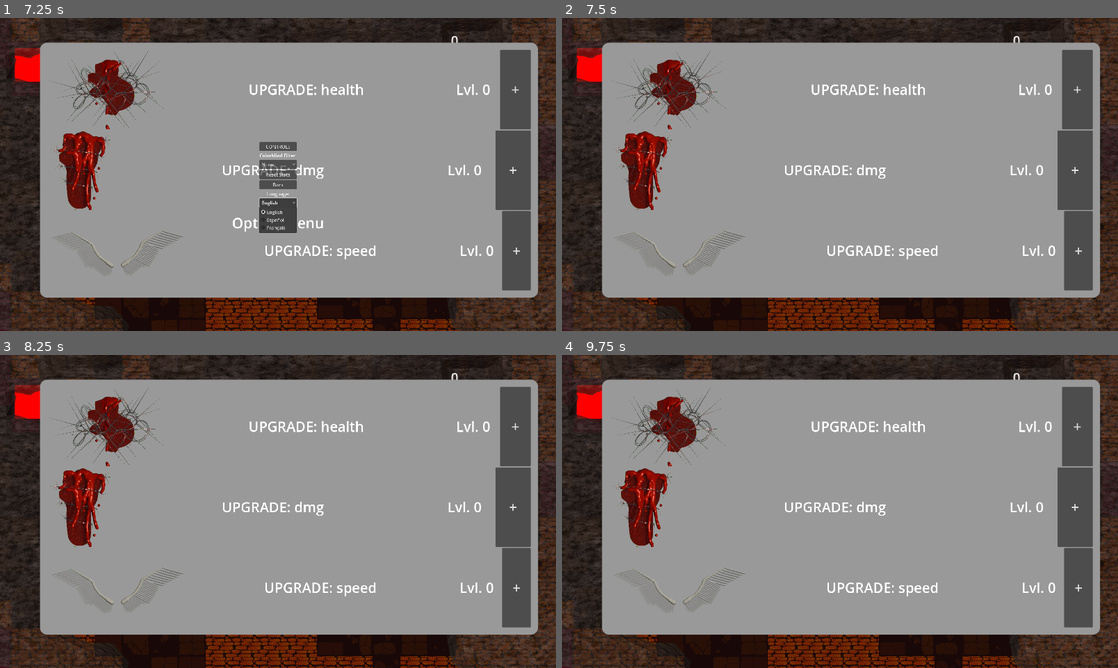
Above: before the commit, frames 1-4 (two rows, left to right).
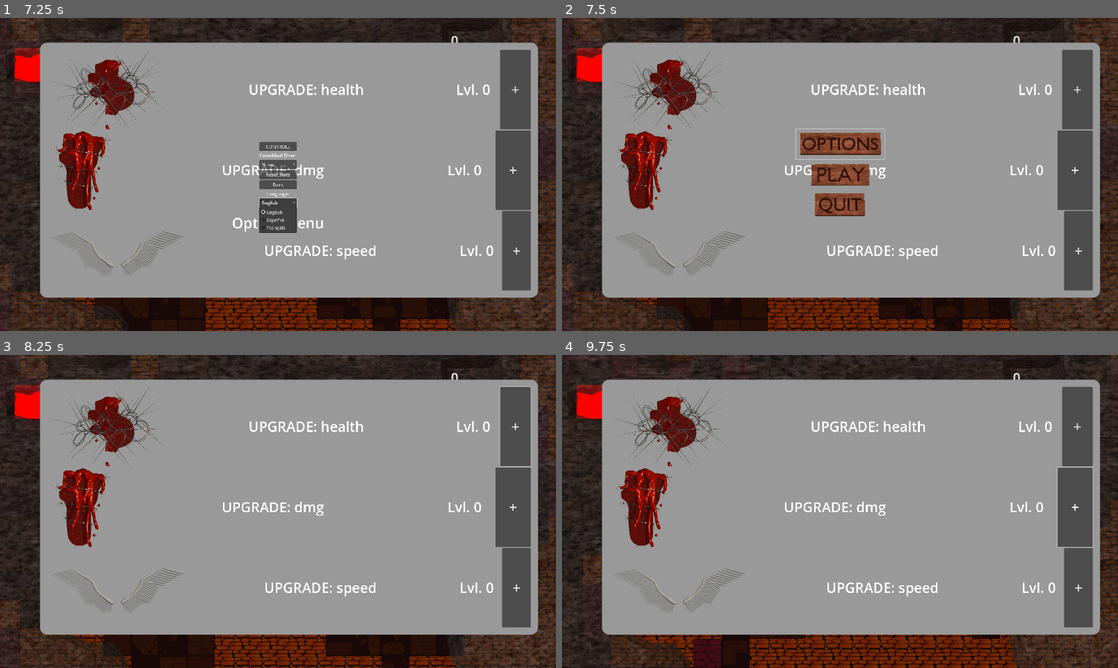
Above: after the commit, the same moments.

Repository: jible/capstone
Game: Godot game, scene res://scenes/testScenes/main_menu.tscn
Two runs of this game, one before a commit and one after it. Both use one fixed random seed, a clock stepped at 60 frames per second and the inputs below. The engine's default icon, where the game draws it, is replaced by a stand-in: a white triangle on a blue panel in a dark square.
Inputs (mouse positions are in pixels of both pictures, inside the frame that each line leads up to):
- Up to frame 1 (7.25 s): click (278, 252) at 0.5 s; move the mouse to (400, 158) at 1.27 s; hold Right (right) 1.28-2.03 s; hold Space (attack) 1.28-2.03 s; move the mouse to (166, 190) at 2.02 s; hold Down (down) 2.03-2.78 s; tap Space (attack) at 2.1, 3.6, 5.1 s; move the mouse to (333, 105) at 2.77 s; hold Right (right) 2.78-3.53 s; hold Space (attack) 2.78-3.53 s; move the mouse to (250, 237) at 3.52 s; hold Tab (OpenUpgrades) 3.53-4.28 s; move the mouse to (444, 221) at 4.27 s; hold Space (attack) 4.28-5.03 s; hold Left (left) 4.28-5.75 s; tap Escape (esc) at 4.9 s; move the mouse to (111, 127) at 5.02 s; click "None" at 5.75 s; click "English" at 6.5 s
- Up to frame 2 (7.5 s): click "Back" at 7.25 s
- Up to frame 3 (8.25 s): click (278, 511) at 8.02 s
- Up to frame 4 (9.75 s): move the mouse to (867, 511) at 8.77 s; hold Down (down) 8.78-9.53 s; hold Space (attack) 8.78-9.53 s; move the mouse to (756, 433) at 9.52 s; hold Right (right) from 9.53 s (still down); tap Space (attack) at 9.6 s

Frame 1 is identical in both runs. In frame 2, 2.5% of the frame differs, in the area x 42-59%, y 35-64%; in frame 3, 3.5%; in frame 4, 7.2%, in the area x 0-100%, y 0-100%.
Error before the commit: Cannot call method 'show' on a null value. (res://scripts/for_scenes/option_menu.gd:13)

Commit message:
fix null export value

Diff:
--- a/scenes/prefabs/ui_elements/pause_menu.tscn
+++ b/scenes/prefabs/ui_elements/pause_menu.tscn
@@ -56,9 +56,10 @@
 flat = true
 icon_alignment = 1
 
-[node name="OptionMenu" parent="." instance=ExtResource("2_piomc")]
+[node name="OptionMenu" parent="." node_paths=PackedStringArray("previous_menu") instance=ExtResource("2_piomc")]
 visible = false
 layout_mode = 1
+previous_menu = NodePath("../PauseMenu")
 
 [connection signal="draw" from="PauseMenu" to="." method="_on_pause_menu_draw"]
 [connection signal="pressed" from="PauseMenu/VBoxContainer/OptionsToggle" to="." method="_on_options_toggle_pressed"]
